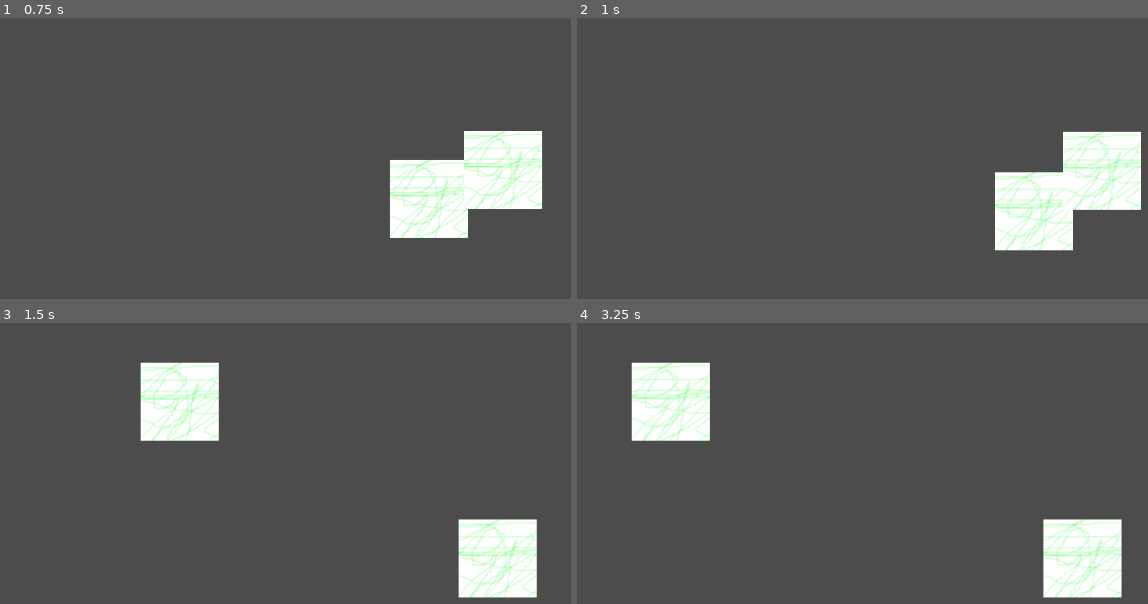
Above: before the commit, frames 1-4 (two rows, left to right).
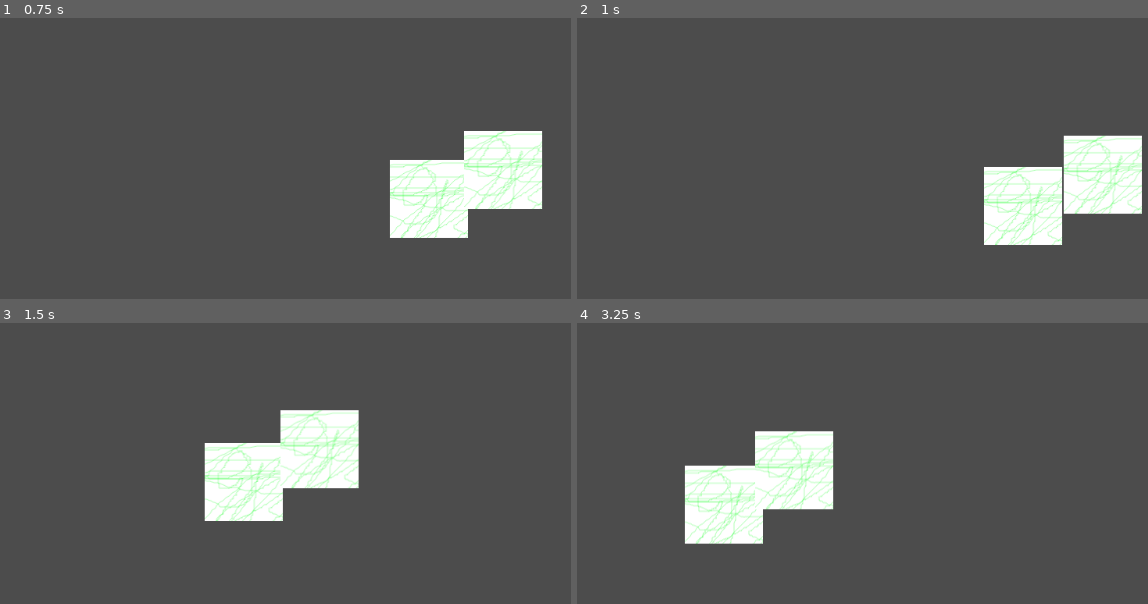
Above: after the commit, the same moments.

Repository: LubiePierogi/polyjam2020
Game: Godot game, scene res://Level.tscn
Same seed, same stepped clock (60 frames per second), same inputs: the game is played once before the commit and once after it.
Inputs:
- Up to frame 1 (0.75 s): no input
- Up to frame 2 (1 s): no input
- Up to frame 3 (1.5 s): no input
- Up to frame 4 (3.25 s): no input

Frame 1 is identical in both runs. In frame 2, 4.4% of the frame differs, in the area x 71-99%, y 40-83%; in frame 3, 15%, in the area x 24-95%, y 13-98%; in frame 4, 15%.

Commit message:
Zmianki!

Diff:
--- a/galowie/Level.gd
+++ b/galowie/Level.gd
@@ -1,7 +1,6 @@
 extends Node2D
 
-var vec1 = Vector2(0,0)
-var vec2 = Vector2(0,0)
+
 # Declare member variables here. Examples:
 # var a = 2
 # var b = "text"
@@ -13,15 +12,3 @@
 
 
 # Called every frame. 'delta' is the elapsed time since the previous frame.
-#func _process(delta):
-#	pass
-
-
-func _on_Timer_timeout():
-	vec1 = get_node("Reperix").get_position()
-	vec2 = Vector2(1300,900) - vec1
-	get_node("Reperix").target_point = vec2
-	vec1=get_node("Almostherix").get_position()
-	vec2 = Vector2(200,300) - vec1
-	get_node("Almostherix").target_point = vec2
-	pass # Replace with function body.
--- a/galowie/Level.tscn
+++ b/galowie/Level.tscn
@@ -32,4 +32,4 @@
 
 [node name="Player" parent="." instance=ExtResource( 2 )]
 script = ExtResource( 3 )
-[connection signal="timeout" from="Timer" to="." method="_on_Timer_timeout"]
+[connection signal="timeout" from="Timer" to="Player" method="_on_Timer_timeout"]
--- a/galowie/Player.gd
+++ b/galowie/Player.gd
@@ -7,6 +7,9 @@
 # var b = "text"
 
 var units = []
+var vec1 = Vector2(0,0)
+var vecklik = Vector2(500,500)
+
 
 var selected_unit = -1 # numer jednostki w tablicy 'units'
 var selection_circle = null
@@ -54,3 +57,12 @@
 func _process(delta):
 	ogarnij_input()
 	refresh_selection_circle()
+
+func _on_Timer_timeout():
+	vec1 = get_node("../Reperix").get_position()
+	vec1 = vecklik - vec1
+	get_node("../Reperix").target_point = vec1
+	vec1=get_node("../Almostherix").get_position()
+	vec1= vecklik - vec1
+	get_node("../Almostherix").target_point = vec1
+	pass # Replace with function body.
--- a/galowie/project.godot
+++ b/galowie/project.godot
@@ -27,6 +27,11 @@
 , Object(InputEventJoypadButton,"resource_local_to_scene":false,"resource_name":"","device":-1,"button_index":2,"pressure":0.0,"pressed":false,"script":null)
  ]
 }
+Klikacz={
+"deadzone": 0.5,
+"events": [ Object(InputEventMouseButton,"resource_local_to_scene":false,"resource_name":"","device":0,"alt":false,"shift":false,"control":false,"meta":false,"command":false,"button_mask":0,"position":Vector2( 0, 0 ),"global_position":Vector2( 0, 0 ),"factor":1.0,"button_index":1,"pressed":false,"doubleclick":false,"script":null)
+ ]
+}
 
 [rendering]
 
